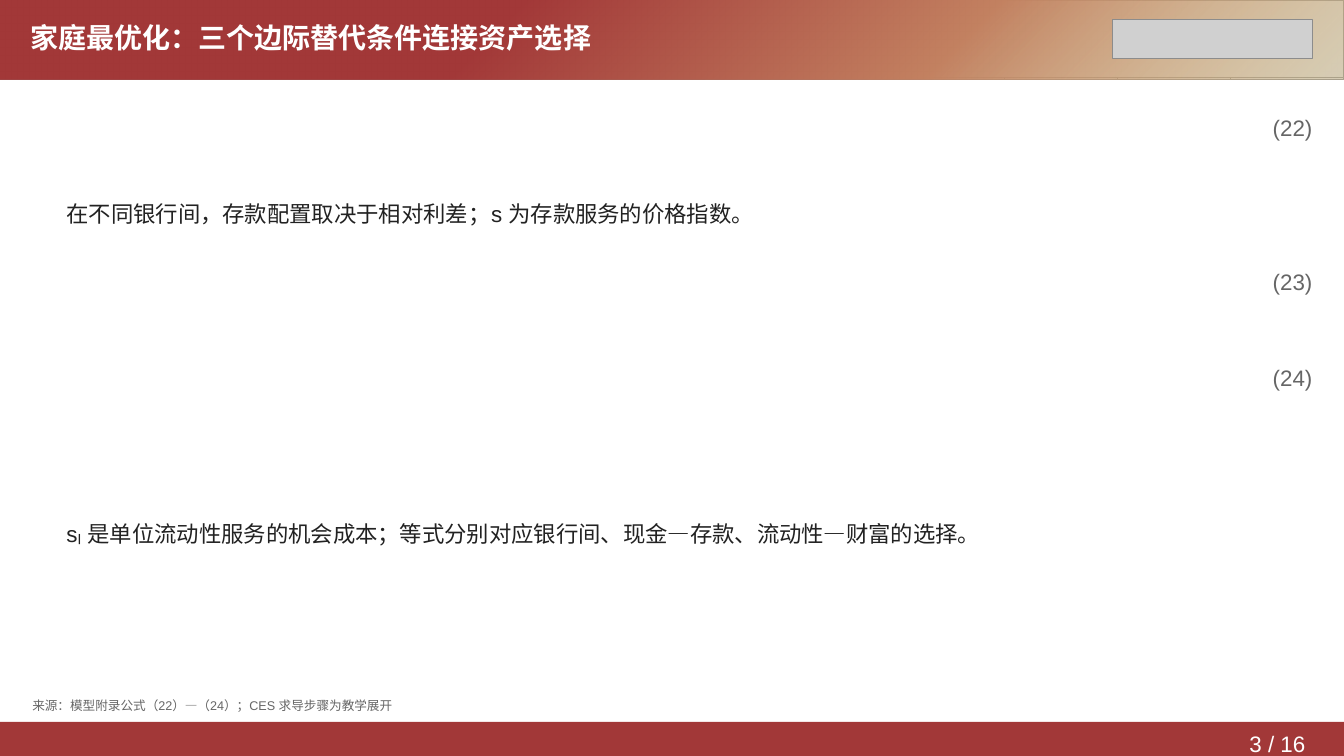
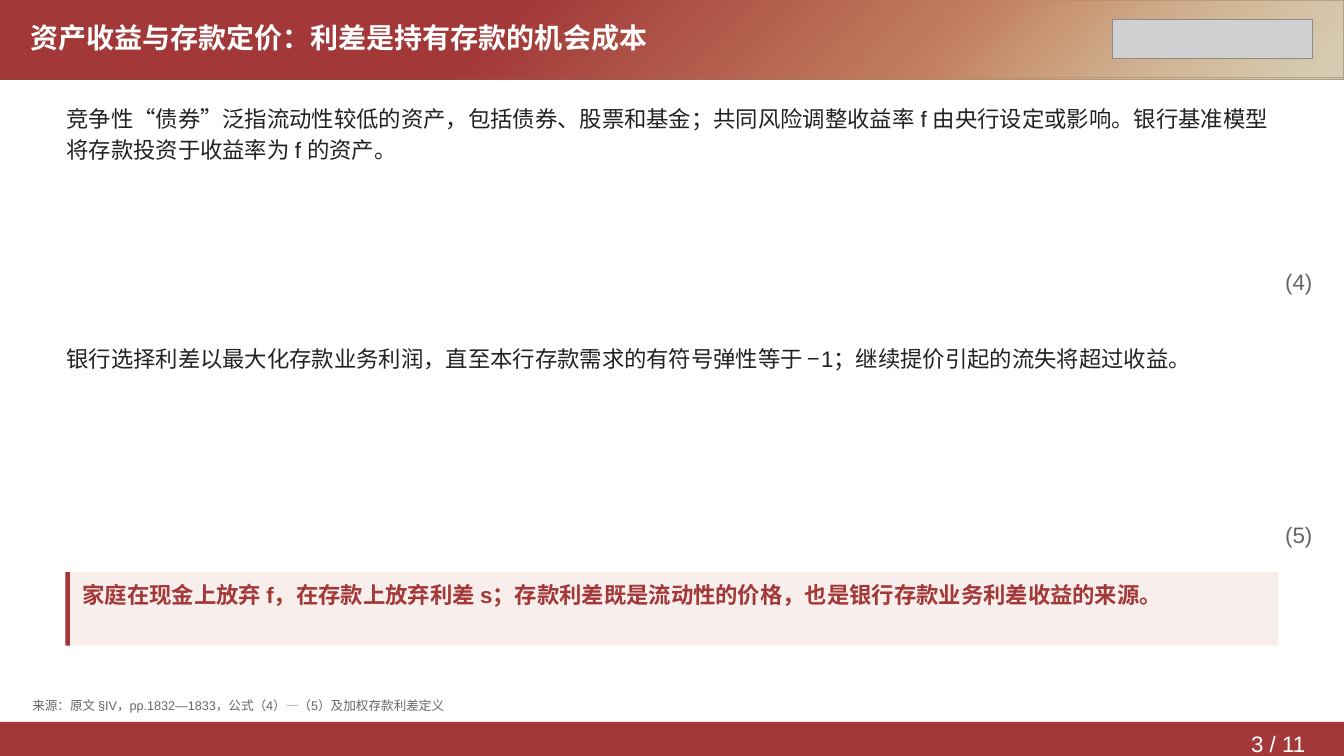
Before and after one commit to Yutingee/trial, a slide deck: slide 3 of deliverables/DepositsChannel-Model.pptx. Drawn at 1344x756 pixels with LibreOffice and Linux fonts; fonts in the diff are those of the drawing; grey boxes stand for pictures. Boxes give left, top, right and bottom in pixels: in the first picture for what was removed or moved away, otherwise in the second. Text is boxed around its words. In the diff, an @@ line names an element or a change of style, - is before the commit and + after.

```diff
--- a/deliverables/DepositsChannel-Model.pptx
+++ b/deliverables/DepositsChannel-Model.pptx
@@ text at (30, 24, 647, 51): text changed @@
-家庭最优化：三个边际替代条件连接资产选择
+资产收益与存款定价：利差是持有存款的机会成本
@@ text added at (66, 108, 1268, 160), 16 pt, text #222222 @@
+竞争性“债券”泛指流动性较低的资产，包括债券、股票和基金；共同风险调整收益率 f 由央行设定或影响。银行基准模型将存款投资于收益率为 f 的资产。
@@ text removed at (1273, 120, 1313, 141) @@
-(22)
@@ text removed at (66, 203, 754, 226) @@
-在不同银行间，存款配置取决于相对利差；s 为存款服务的价格指数。
@@ text removed at (1273, 274, 1313, 295) @@
-(23)
@@ text added at (1285, 274, 1312, 295), 16 pt, text #666666 @@
+(4)
@@ text added at (66, 348, 1191, 371), 16 pt, text #222222 @@
+银行选择利差以最大化存款业务利润，直至本行存款需求的有符号弹性等于 −1；继续提价引起的流失将超过收益。
@@ text removed at (1273, 370, 1313, 391) @@
-(24)
@@ text removed at (88, 523, 981, 546) @@
-sₗ 是单位流动性服务的机会成本；等式分别对应银行间、现金—存款、流动性—财富的选择。
@@ text added at (1285, 527, 1312, 548), 16 pt, text #666666 @@
+(5)
@@ rectangle added at (66, 572, 1278, 645), fill #F8EFED @@
@@ rectangle added at (66, 572, 70, 645), fill #A23838 @@
@@ text added at (83, 584, 1162, 607), 16 pt, text #A23838, bold @@
+家庭在现金上放弃 f，在存款上放弃利差 s；存款利差既是流动性的价格，也是银行存款业务利差收益的来源。
@@ text at (32, 699, 444, 713): text changed @@
-来源：模型附录公式（22）—（24）；CES 求导步骤为教学展开
+来源：原文 §IV，pp.1832—1833，公式（4）—（5）及加权存款利差定义
@@ text at (1251, 736, 1305, 752): text changed @@
-3 / 16
+3 / 11
```
Also in this commit, not shown: 9 other slides changed, 1 slide added, 6 slides removed, 2 other files.
